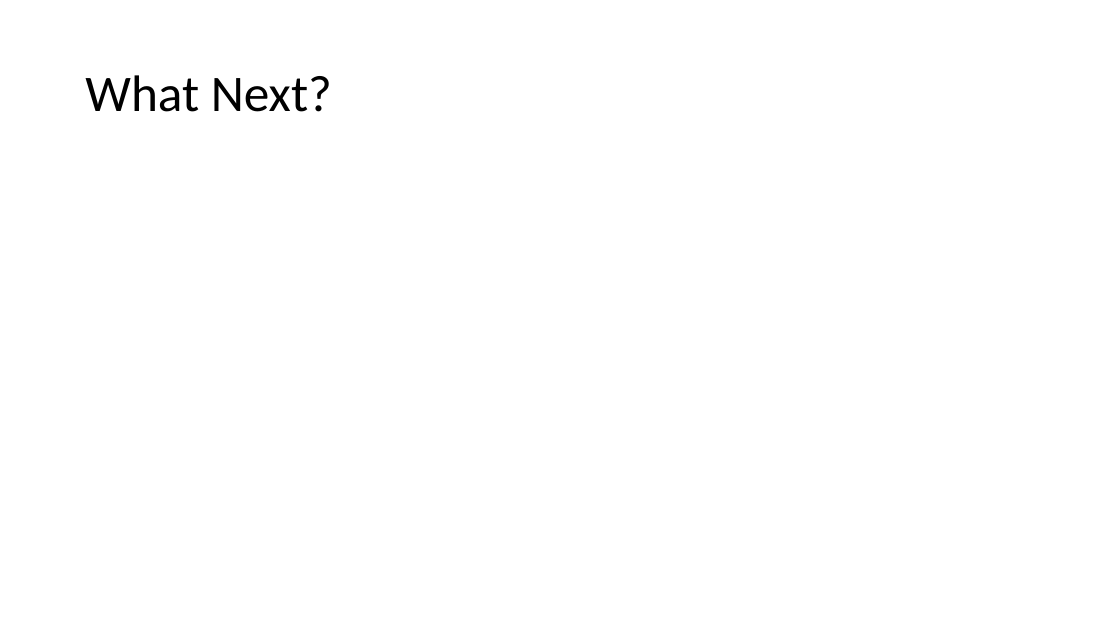
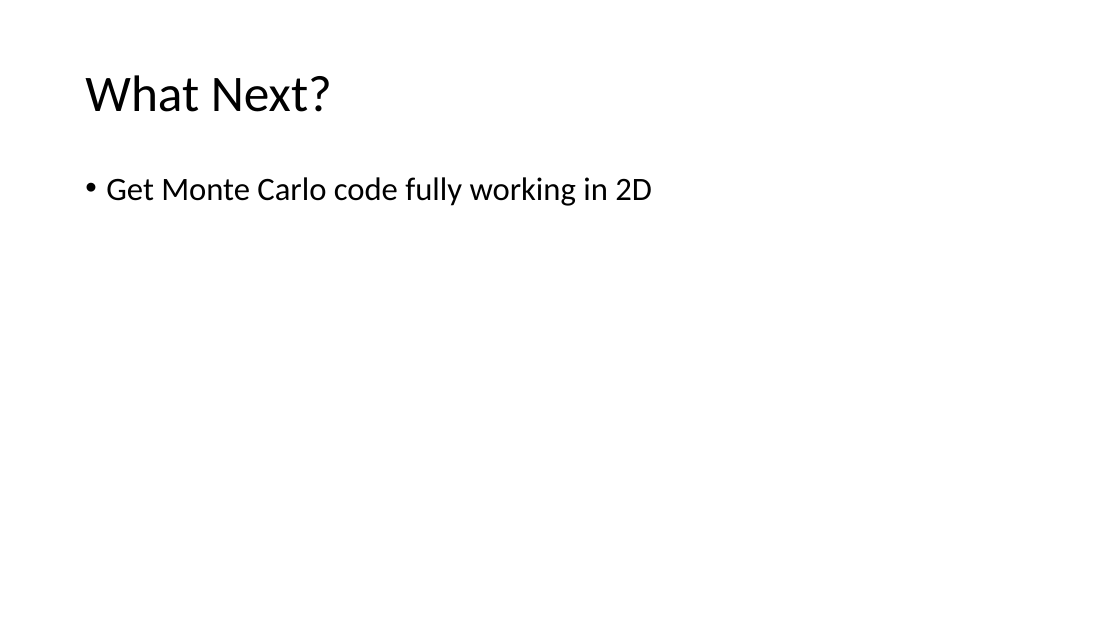
Before and after one commit to cawelch/hoop-never-misses, a slide deck: slide 5 of Weekly Presentations/Week 3.pptx (slide 6 before the commit). Drawn at 1120x630 pixels with LibreOffice and Linux fonts; fonts in the diff are those of the drawing. Boxes give left, top, right and bottom in pixels: in the first picture for what was removed or moved away, otherwise in the second. Text is boxed around its words. In the diff, an @@ line names an element or a change of style, - is before the commit and + after.

Commit message:
spent more time trying to get monte_carlo_two_d_shot.py working - still having trouble running the monte carlo simulation with the nested for loop

```diff
--- a/Weekly Presentations/Week 3.pptx
+++ b/Weekly Presentations/Week 3.pptx
@@ text added at box(106, 177, 652, 206), 28 pt, text #000000 @@
+• Get Monte Carlo code fully working in 2D
```
Also in this commit, not shown: 3 other slides changed, 1 slide removed, 3 other files.
